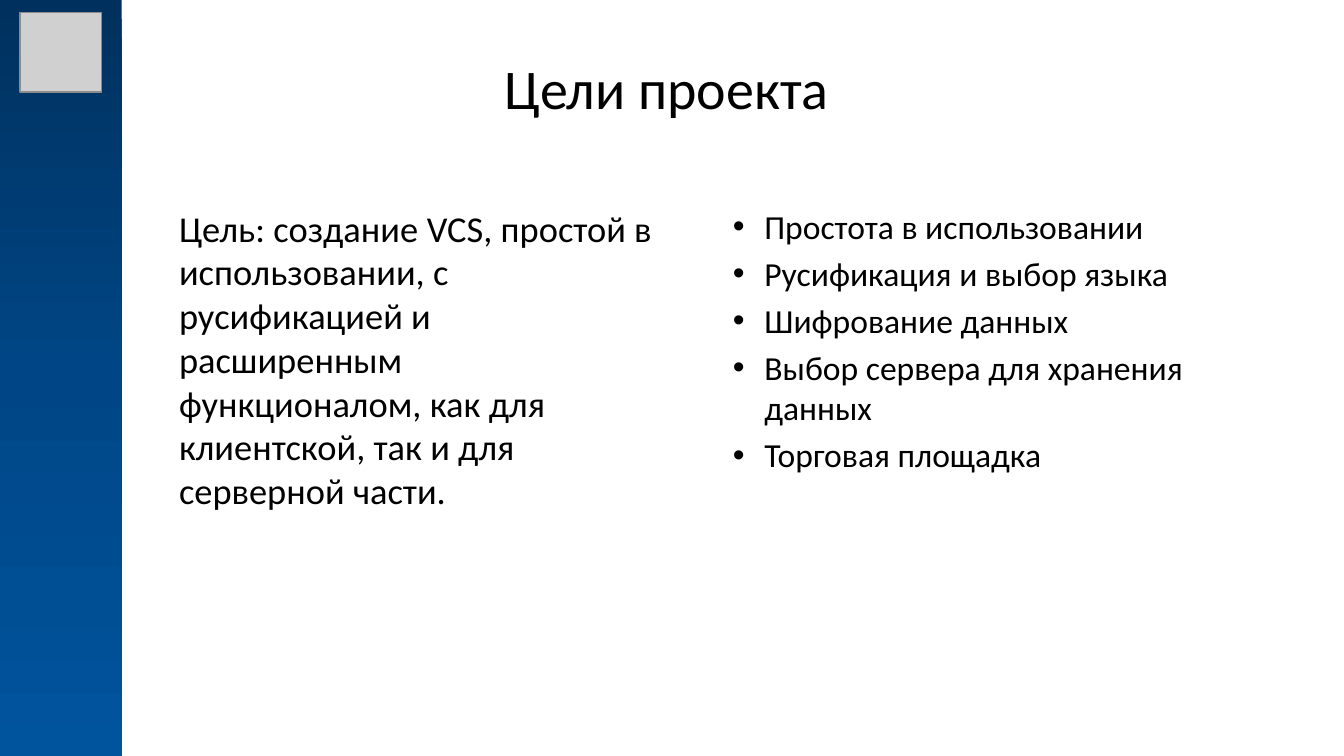
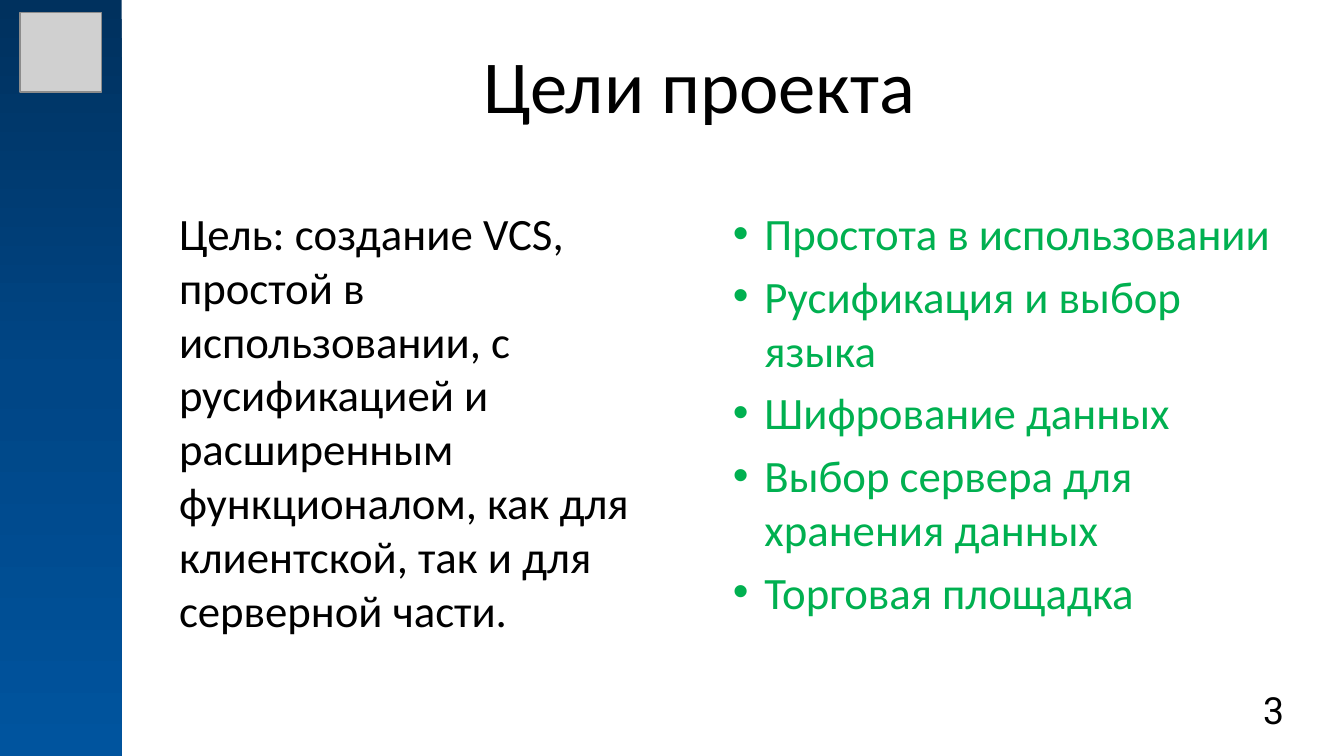
Before and after one commit to MrR3353/diplom, a slide deck: slide 3 of docs/Презентация в стиле КФУ.pptx. Drawn at 1344x756 pixels with LibreOffice and Linux fonts; fonts in the diff are those of the drawing; grey boxes stand for pictures. Boxes give left, top, right and bottom in pixels: in the first picture for what was removed or moved away, otherwise in the second. Text is boxed around its words. In the diff, an @@ line names an element or a change of style, - is before the commit and + after.

```diff
--- a/docs/Презентация в стиле КФУ.pptx
+++ b/docs/Презентация в стиле КФУ.pptx
@@ title "Цели проекта": place and size @@
-title "Цели проекта" at (505,73,828,118)
+title "Цели проекта" at (483,65,915,125)
@@ title "Цели проекта" at (483,65,915,125): size 30 to 40 pt @@
@@ text "Цель: создание VCS, простой в ..." at (179,221,629,635): size 19.5 to 24 pt @@
@@ text "Простота в использовании" at (764,221,1270,617): size 18 to 24 pt, text colour #000000 to #00B050; more space between paragraphs @@
@@ page number added at (1263,697,1284,725), 20 pt, text #000000 @@
+3
```
Also in this commit, not shown: 2 other slides changed, 10 slides added, 5 slides removed, 1 other file.
